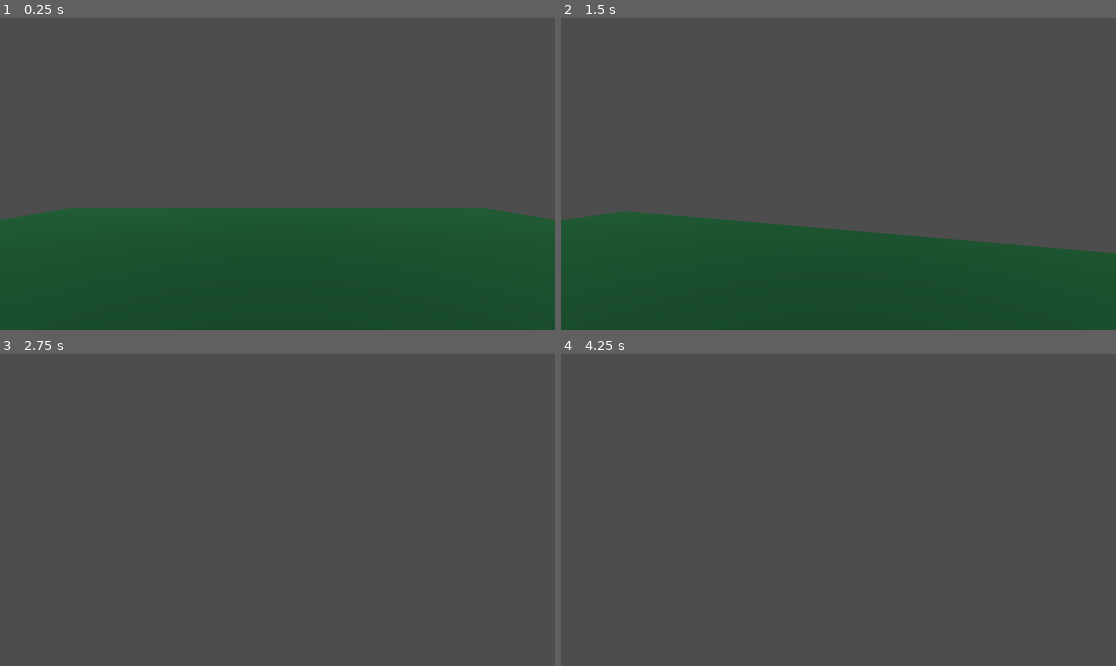
Above: before the commit, frames 1-4 (two rows, left to right).
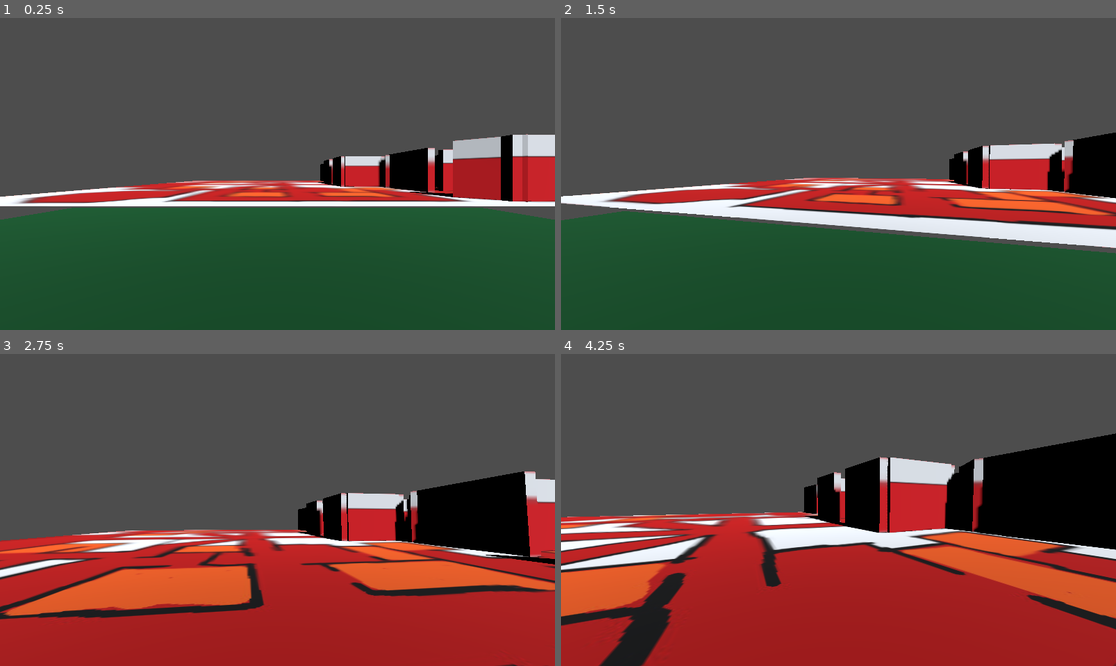
Above: after the commit, the same moments.

Repository: Weetson/careless-whisper
Game: Godot game, scene res://Scenes/root.tscn
The game is run twice, just before and just after one commit, with the same random seed, the same clock (stepped at 60 frames per second) and the same inputs. Sound files missing from this copy of the repository are replaced by a short silence.
Inputs (mouse positions are in pixels of both pictures, inside the frame that each line leads up to):
- Up to frame 1 (0.25 s): no input
- Up to frame 2 (1.5 s): tap Enter (ui_accept) at 0.5, 0.77 s; move the mouse to (866, 174) at 0.52 s; hold W (ui_up) from 0.53 s (still down); move the mouse to (810, 174) at 1.27 s
- Up to frame 3 (2.75 s): keep holding W (ui_up); tap Enter (ui_accept) at 1.52 s; move the mouse to (288, 503) at 2.02 s
- Up to frame 4 (4.25 s): keep holding W (ui_up); move the mouse to (832, 516) at 2.77 s; tap Enter (ui_accept) at 3.02, 3.77 s; move the mouse to (877, 513) at 3.52 s

The runs differ from the first frame. In frame 1, 12% of the frame differs, in the area x 0-100%, y 37-61%; in frame 2, 17%; in frame 3, 49%; in frame 4, 59%, in the area x 0-100%, y 25-100%.

Commit message:
map started

Diff:
--- /dev/null
+++ b/Scenes/map.tscn
@@ -0,0 +1,299 @@
+[gd_scene load_steps=10 format=3 uid="uid://cfeaqk2ei0v0d"]
+
+[ext_resource type="Texture2D" uid="uid://wob7hxkbfhkb" path="res://Models/wall.png" id="1_s4mo7"]
+[ext_resource type="ArrayMesh" uid="uid://bc4ql3pn8evy7" path="res://Models/wall/wall.obj" id="2_1gpbu"]
+[ext_resource type="Texture2D" uid="uid://chiwo3mc02pbu" path="res://Models/hospital.jpg" id="2_cjr58"]
+
+[sub_resource type="StandardMaterial3D" id="StandardMaterial3D_y4kan"]
+
+[sub_resource type="StandardMaterial3D" id="StandardMaterial3D_nbs60"]
+albedo_texture = ExtResource("1_s4mo7")
+
+[sub_resource type="ConvexPolygonShape3D" id="ConvexPolygonShape3D_3v3g6"]
+points = PackedVector3Array(3, 4, 0.3, 3, 4, -0.3, -3, 4, 0.3, 3, 0, 0.3, 3, 0, -0.3, -3, 4, -0.3, -3, 0, 0.3, -3, 0, -0.3)
+
+[sub_resource type="StandardMaterial3D" id="StandardMaterial3D_ly442"]
+albedo_texture = ExtResource("2_cjr58")
+
+[sub_resource type="PlaneMesh" id="PlaneMesh_dsoy7"]
+
+[sub_resource type="ConvexPolygonShape3D" id="ConvexPolygonShape3D_ul1in"]
+points = PackedVector3Array(-1, 0, -1, -1, 0, 1, 1, 0, -1, 1, 0, 1)
+
+[node name="map" type="Node3D"]
+
+[node name="hospital" type="Node3D" parent="."]
+
+[node name="wall" type="MeshInstance3D" parent="hospital"]
+transform = Transform3D(-2.77549e-07, 0, -1.03792, 0, 1, 0, 6.34957, 0, -4.53689e-08, 20.4687, 0, 0)
+material_override = SubResource("StandardMaterial3D_y4kan")
+material_overlay = SubResource("StandardMaterial3D_nbs60")
+mesh = ExtResource("2_1gpbu")
+
+[node name="StaticBody3D" type="StaticBody3D" parent="hospital/wall"]
+
+[node name="CollisionShape3D" type="CollisionShape3D" parent="hospital/wall/StaticBody3D"]
+shape = SubResource("ConvexPolygonShape3D_3v3g6")
+
+[node name="wall2" type="MeshInstance3D" parent="hospital"]
+transform = Transform3D(-2.98045e-08, 0, -1.03792, 0, 1, 0, 0.681847, 0, -4.53689e-08, 18.058, 0, 1.95063)
+material_override = SubResource("StandardMaterial3D_y4kan")
+material_overlay = SubResource("StandardMaterial3D_nbs60")
+mesh = ExtResource("2_1gpbu")
+
+[node name="StaticBody3D" type="StaticBody3D" parent="hospital/wall2"]
+
+[node name="CollisionShape3D" type="CollisionShape3D" parent="hospital/wall2/StaticBody3D"]
+shape = SubResource("ConvexPolygonShape3D_3v3g6")
+
+[node name="wall14" type="MeshInstance3D" parent="hospital"]
+transform = Transform3D(-2.98045e-08, 0, -1.03792, 0, 1, 0, 0.681847, 0, -4.53689e-08, 14.0306, 0, 1.6533)
+material_override = SubResource("StandardMaterial3D_y4kan")
+material_overlay = SubResource("StandardMaterial3D_nbs60")
+mesh = ExtResource("2_1gpbu")
+
+[node name="StaticBody3D" type="StaticBody3D" parent="hospital/wall14"]
+
+[node name="CollisionShape3D" type="CollisionShape3D" parent="hospital/wall14/StaticBody3D"]
+shape = SubResource("ConvexPolygonShape3D_3v3g6")
+
+[node name="wall15" type="MeshInstance3D" parent="hospital"]
+transform = Transform3D(-2.98045e-08, 0, -1.03792, 0, 1, 0, 0.681847, 0, -4.53689e-08, 8.81396, 0, 1.6533)
+material_override = SubResource("StandardMaterial3D_y4kan")
+material_overlay = SubResource("StandardMaterial3D_nbs60")
+mesh = ExtResource("2_1gpbu")
+
+[node name="StaticBody3D" type="StaticBody3D" parent="hospital/wall15"]
+
+[node name="CollisionShape3D" type="CollisionShape3D" parent="hospital/wall15/StaticBody3D"]
+shape = SubResource("ConvexPolygonShape3D_3v3g6")
+
+[node name="wall16" type="MeshInstance3D" parent="hospital"]
+transform = Transform3D(-2.98045e-08, 0, -1.03792, 0, 1, 0, 0.681847, 0, -4.53689e-08, 8.81396, 0, -4.40128)
+material_override = SubResource("StandardMaterial3D_y4kan")
+material_overlay = SubResource("StandardMaterial3D_nbs60")
+mesh = ExtResource("2_1gpbu")
+
+[node name="StaticBody3D" type="StaticBody3D" parent="hospital/wall16"]
+
+[node name="CollisionShape3D" type="CollisionShape3D" parent="hospital/wall16/StaticBody3D"]
+shape = SubResource("ConvexPolygonShape3D_3v3g6")
+
+[node name="wall17" type="MeshInstance3D" parent="hospital"]
+transform = Transform3D(-2.98045e-08, 0, -1.03792, 0, 1, 0, 0.681847, 0, -4.53689e-08, 14.0847, 0, -4.40128)
+material_override = SubResource("StandardMaterial3D_y4kan")
+material_overlay = SubResource("StandardMaterial3D_nbs60")
+mesh = ExtResource("2_1gpbu")
+
+[node name="StaticBody3D" type="StaticBody3D" parent="hospital/wall17"]
+
+[node name="CollisionShape3D" type="CollisionShape3D" parent="hospital/wall17/StaticBody3D"]
+shape = SubResource("ConvexPolygonShape3D_3v3g6")
+
+[node name="wall18" type="MeshInstance3D" parent="hospital"]
+transform = Transform3D(0.789033, 0, 0, 0, 1, 0, 0, 0, 1.03792, 11.3817, 0, -6.21225)
+material_override = SubResource("StandardMaterial3D_y4kan")
+material_overlay = SubResource("StandardMaterial3D_nbs60")
+mesh = ExtResource("2_1gpbu")
+
+[node name="StaticBody3D" type="StaticBody3D" parent="hospital/wall18"]
+
+[node name="CollisionShape3D" type="CollisionShape3D" parent="hospital/wall18/StaticBody3D"]
+shape = SubResource("ConvexPolygonShape3D_3v3g6")
+
+[node name="wall19" type="MeshInstance3D" parent="hospital"]
+transform = Transform3D(0.789033, 0, 0, 0, 1, 0, 0, 0, 1.03792, 11.3817, 0, 3.59942)
+material_override = SubResource("StandardMaterial3D_y4kan")
+material_overlay = SubResource("StandardMaterial3D_nbs60")
+mesh = ExtResource("2_1gpbu")
+
+[node name="StaticBody3D" type="StaticBody3D" parent="hospital/wall19"]
+
+[node name="CollisionShape3D" type="CollisionShape3D" parent="hospital/wall19/StaticBody3D"]
+shape = SubResource("ConvexPolygonShape3D_3v3g6")
+
+[node name="wall20" type="MeshInstance3D" parent="hospital"]
+transform = Transform3D(0.66517, 0, 0, 0, 1, 0, 0, 0, 1.03792, 16.0849, 0, -0.130636)
+material_override = SubResource("StandardMaterial3D_y4kan")
+material_overlay = SubResource("StandardMaterial3D_nbs60")
+mesh = ExtResource("2_1gpbu")
+
+[node name="StaticBody3D" type="StaticBody3D" parent="hospital/wall20"]
+
+[node name="CollisionShape3D" type="CollisionShape3D" parent="hospital/wall20/StaticBody3D"]
+shape = SubResource("ConvexPolygonShape3D_3v3g6")
+
+[node name="wall21" type="MeshInstance3D" parent="hospital"]
+transform = Transform3D(0.66517, 0, 0, 0, 1, 0, 0, 0, 1.03792, 16.0849, 0, -2.56328)
+material_override = SubResource("StandardMaterial3D_y4kan")
+material_overlay = SubResource("StandardMaterial3D_nbs60")
+mesh = ExtResource("2_1gpbu")
+
+[node name="StaticBody3D" type="StaticBody3D" parent="hospital/wall21"]
+
+[node name="CollisionShape3D" type="CollisionShape3D" parent="hospital/wall21/StaticBody3D"]
+shape = SubResource("ConvexPolygonShape3D_3v3g6")
+
+[node name="wall22" type="MeshInstance3D" parent="hospital"]
+transform = Transform3D(0.66517, 0, 0, 0, 1, 0, 0, 0, 1.03792, 18.1932, 0, 10.4379)
+material_override = SubResource("StandardMaterial3D_y4kan")
+material_overlay = SubResource("StandardMaterial3D_nbs60")
+mesh = ExtResource("2_1gpbu")
+
+[node name="StaticBody3D" type="StaticBody3D" parent="hospital/wall22"]
+
+[node name="CollisionShape3D" type="CollisionShape3D" parent="hospital/wall22/StaticBody3D"]
+shape = SubResource("ConvexPolygonShape3D_3v3g6")
+
+[node name="wall24" type="MeshInstance3D" parent="hospital"]
+transform = Transform3D(0.392926, 0, -0.559733, 0, 1, 0, 0.398883, 0, 0.551375, 13.9828, 0, 17.006)
+material_override = SubResource("StandardMaterial3D_y4kan")
+material_overlay = SubResource("StandardMaterial3D_nbs60")
+mesh = ExtResource("2_1gpbu")
+
+[node name="StaticBody3D" type="StaticBody3D" parent="hospital/wall24"]
+
+[node name="CollisionShape3D" type="CollisionShape3D" parent="hospital/wall24/StaticBody3D"]
+shape = SubResource("ConvexPolygonShape3D_3v3g6")
+
+[node name="wall23" type="MeshInstance3D" parent="hospital"]
+transform = Transform3D(1.02957, 0, 0, 0, 1, 0, 0, 0, 1.03792, 17.3282, 0, 17.898)
+material_override = SubResource("StandardMaterial3D_y4kan")
+material_overlay = SubResource("StandardMaterial3D_nbs60")
+mesh = ExtResource("2_1gpbu")
+
+[node name="StaticBody3D" type="StaticBody3D" parent="hospital/wall23"]
+
+[node name="CollisionShape3D" type="CollisionShape3D" parent="hospital/wall23/StaticBody3D"]
+shape = SubResource("ConvexPolygonShape3D_3v3g6")
+
+[node name="wall12" type="MeshInstance3D" parent="hospital"]
+transform = Transform3D(-0.451821, 0, 0.0046627, 0, 1, 0, -0.00202669, 0, -1.03948, 16.4092, 0, 3.84268)
+material_override = SubResource("StandardMaterial3D_y4kan")
+material_overlay = SubResource("StandardMaterial3D_nbs60")
+mesh = ExtResource("2_1gpbu")
+
+[node name="StaticBody3D" type="StaticBody3D" parent="hospital/wall12"]
+
+[node name="CollisionShape3D" type="CollisionShape3D" parent="hospital/wall12/StaticBody3D"]
+shape = SubResource("ConvexPolygonShape3D_3v3g6")
+
+[node name="wall13" type="MeshInstance3D" parent="hospital"]
+transform = Transform3D(-0.298827, 0, -0.779674, 0, 1, 0, 0.338893, 0, -0.687496, 14.5712, 0, 4.68059)
+material_override = SubResource("StandardMaterial3D_y4kan")
+material_overlay = SubResource("StandardMaterial3D_nbs60")
+mesh = ExtResource("2_1gpbu")
+
+[node name="StaticBody3D" type="StaticBody3D" parent="hospital/wall13"]
+
+[node name="CollisionShape3D" type="CollisionShape3D" parent="hospital/wall13/StaticBody3D"]
+shape = SubResource("ConvexPolygonShape3D_3v3g6")
+
+[node name="wall11" type="MeshInstance3D" parent="hospital"]
+transform = Transform3D(-4.99879e-08, 0, -1.04383, 0, 1.00569, 0, 1.14359, 0, -4.56272e-08, 14.0847, 0, 8.57283)
+material_override = SubResource("StandardMaterial3D_y4kan")
+material_overlay = SubResource("StandardMaterial3D_nbs60")
+mesh = ExtResource("2_1gpbu")
+
+[node name="StaticBody3D" type="StaticBody3D" parent="hospital/wall11"]
+
+[node name="CollisionShape3D" type="CollisionShape3D" parent="hospital/wall11/StaticBody3D"]
+shape = SubResource("ConvexPolygonShape3D_3v3g6")
+
+[node name="wall3" type="MeshInstance3D" parent="hospital"]
+transform = Transform3D(-4.90215e-08, 0, -0.991265, 0, 0.955049, 0, 1.12148, 0, -4.33295e-08, 18.058, 0, -5.9692)
+material_override = SubResource("StandardMaterial3D_y4kan")
+material_overlay = SubResource("StandardMaterial3D_nbs60")
+mesh = ExtResource("2_1gpbu")
+
+[node name="StaticBody3D" type="StaticBody3D" parent="hospital/wall3"]
+
+[node name="CollisionShape3D" type="CollisionShape3D" parent="hospital/wall3/StaticBody3D"]
+shape = SubResource("ConvexPolygonShape3D_3v3g6")
+
+[node name="wall4" type="MeshInstance3D" parent="hospital"]
+transform = Transform3D(1.47336, 0, 0, 0, 1, 0, 0, 0, 1.03792, 15.7418, 0, -19.2381)
+material_override = SubResource("StandardMaterial3D_y4kan")
+material_overlay = SubResource("StandardMaterial3D_nbs60")
+mesh = ExtResource("2_1gpbu")
+
+[node name="StaticBody3D" type="StaticBody3D" parent="hospital/wall4"]
+
+[node name="CollisionShape3D" type="CollisionShape3D" parent="hospital/wall4/StaticBody3D"]
+shape = SubResource("ConvexPolygonShape3D_3v3g6")
+
+[node name="wall6" type="MeshInstance3D" parent="hospital"]
+transform = Transform3D(1.07899, 0, 0, 0, 1, 0, 0, 0, 1.03792, 14.4551, 0, -13.5764)
+material_override = SubResource("StandardMaterial3D_y4kan")
+material_overlay = SubResource("StandardMaterial3D_nbs60")
+mesh = ExtResource("2_1gpbu")
+
+[node name="StaticBody3D" type="StaticBody3D" parent="hospital/wall6"]
+
+[node name="CollisionShape3D" type="CollisionShape3D" parent="hospital/wall6/StaticBody3D"]
+shape = SubResource("ConvexPolygonShape3D_3v3g6")
+
+[node name="wall5" type="MeshInstance3D" parent="hospital"]
+transform = Transform3D(-4.64671e-08, 0, 1.03792, 0, 1, 0, -1.06304, 0, -4.53689e-08, 11.0666, 0, -16.7504)
+material_override = SubResource("StandardMaterial3D_y4kan")
+material_overlay = SubResource("StandardMaterial3D_nbs60")
+mesh = ExtResource("2_1gpbu")
+
+[node name="StaticBody3D" type="StaticBody3D" parent="hospital/wall5"]
+
+[node name="CollisionShape3D" type="CollisionShape3D" parent="hospital/wall5/StaticBody3D"]
+shape = SubResource("ConvexPolygonShape3D_3v3g6")
+
+[node name="wall7" type="MeshInstance3D" parent="hospital"]
+transform = Transform3D(-2.6926e-08, 0, 1.03792, 0, 1, 0, -0.615994, 0, -4.53689e-08, 15.3558, 0, -15.5065)
+material_override = SubResource("StandardMaterial3D_y4kan")
+material_overlay = SubResource("StandardMaterial3D_nbs60")
+mesh = ExtResource("2_1gpbu")
+
+[node name="StaticBody3D" type="StaticBody3D" parent="hospital/wall7"]
+
+[node name="CollisionShape3D" type="CollisionShape3D" parent="hospital/wall7/StaticBody3D"]
+shape = SubResource("ConvexPolygonShape3D_3v3g6")
+
+[node name="wall8" type="MeshInstance3D" parent="hospital"]
+transform = Transform3D(-4.21427e-08, 0, 1.03792, 0, 1, 0, -0.964112, 0, -4.53689e-08, 15.7342, 0, -10.452)
+material_override = SubResource("StandardMaterial3D_y4kan")
+material_overlay = SubResource("StandardMaterial3D_nbs60")
+mesh = ExtResource("2_1gpbu")
+
+[node name="StaticBody3D" type="StaticBody3D" parent="hospital/wall8"]
+
+[node name="CollisionShape3D" type="CollisionShape3D" parent="hospital/wall8/StaticBody3D"]
+shape = SubResource("ConvexPolygonShape3D_3v3g6")
+
+[node name="wall9" type="MeshInstance3D" parent="hospital"]
+transform = Transform3D(-1.90196e-08, 0, 1.03792, 0, 1, 0, -0.435118, 0, -4.53689e-08, 17.7884, 0, -12.5063)
+material_override = SubResource("StandardMaterial3D_y4kan")
+material_overlay = SubResource("StandardMaterial3D_nbs60")
+mesh = ExtResource("2_1gpbu")
+
+[node name="StaticBody3D" type="StaticBody3D" parent="hospital/wall9"]
+
+[node name="CollisionShape3D" type="CollisionShape3D" parent="hospital/wall9/StaticBody3D"]
+shape = SubResource("ConvexPolygonShape3D_3v3g6")
+
+[node name="wall10" type="MeshInstance3D" parent="hospital"]
+transform = Transform3D(0.435118, 0, 0, 0, 1, 0, 0, 0, 1.03792, 17.2479, 0, -7.8572)
+material_override = SubResource("StandardMaterial3D_y4kan")
+material_overlay = SubResource("StandardMaterial3D_nbs60")
+mesh = ExtResource("2_1gpbu")
+
+[node name="StaticBody3D" type="StaticBody3D" parent="hospital/wall10"]
+
+[node name="CollisionShape3D" type="CollisionShape3D" parent="hospital/wall10/StaticBody3D"]
+shape = SubResource("ConvexPolygonShape3D_3v3g6")
+
+[node name="MeshInstance3D" type="MeshInstance3D" parent="."]
+transform = Transform3D(-8.74228e-07, 0, 20, 0, 20, 0, -20, 0, -8.74228e-07, 0, 0, 0)
+material_override = SubResource("StandardMaterial3D_ly442")
+mesh = SubResource("PlaneMesh_dsoy7")
+
+[node name="StaticBody3D" type="StaticBody3D" parent="MeshInstance3D"]
+
+[node name="CollisionShape3D" type="CollisionShape3D" parent="MeshInstance3D/StaticBody3D"]
+shape = SubResource("ConvexPolygonShape3D_ul1in")
--- a/Scenes/root.tscn
+++ b/Scenes/root.tscn
@@ -1,7 +1,8 @@
-[gd_scene load_steps=9 format=3 uid="uid://bc0p0lh18b6ty"]
+[gd_scene load_steps=10 format=3 uid="uid://bc0p0lh18b6ty"]
 
 [ext_resource type="Script" path="res://Scripts/player_node.gd" id="1_otjo4"]
 [ext_resource type="Script" path="res://Scripts/player.gd" id="1_wxqqr"]
+[ext_resource type="PackedScene" uid="uid://cfeaqk2ei0v0d" path="res://Scenes/map.tscn" id="3_63n41"]
 
 [sub_resource type="StandardMaterial3D" id="StandardMaterial3D_apdxf"]
 albedo_color = Color(5.53504e-07, 0.342553, 0.148678, 1)
@@ -59,3 +60,6 @@
 [node name="PlayerNode" type="Node3D" parent="player"]
 transform = Transform3D(1.42857, 0, 0, 0, 1, 0, 0, 0, 1.42857, 0, -1, 0)
 script = ExtResource("1_otjo4")
+
+[node name="map" parent="." instance=ExtResource("3_63n41")]
+transform = Transform3D(1, 0, 0, 0, 1, 0, 0, 0, 1, -0.188648, 0, -30.3702)
--- a/Scripts/player.gd
+++ b/Scripts/player.gd
@@ -41,10 +41,11 @@
 	move_and_slide()
 
 func _process(delta: float) -> void:
-	if get_parent().get_node("enemygoida") != null:
-		var enemy = get_parent().get_node("enemygoida")
-		look_at(enemy.global_transform.origin)
-		print('ok')
+	#if get_parent().get_node("enemygoida") != null:
+		#var enemy = get_parent().get_node("enemygoida")
+		#look_at(enemy.global_transform.origin)
+		#print('ok')
+	pass
 
 # Camera movement
 func _input(event):
Binary file added: Models/hospital.jpg
Not shown, added: Models/hospital.jpg.import
Binary file added: Models/wall.fbx
Not shown, added: Models/wall.fbx.import
Binary file added: Models/wall.png
Not shown, added: Models/wall.png.import
Not shown, added: Models/wall/wall.mtl
Not shown, added: Models/wall/wall.obj
Not shown, added: Models/wall/wall.obj.import
